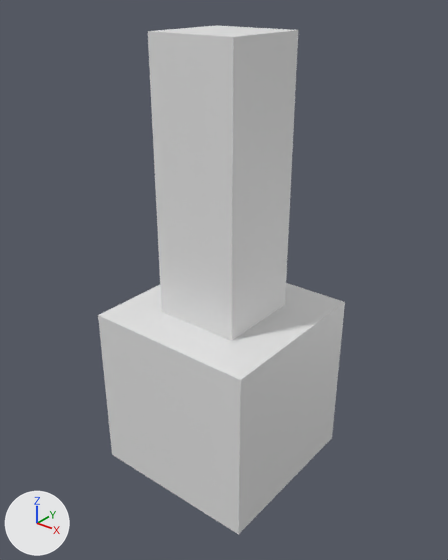
The Blender file assets/Cube.blend, before and after one commit.
One viewpoint serves both versions: a 50 mm lens placed at (1.95, -2.43, 2.22), pointed at (0.01, -0.02, 0.72). Arrows for +X, +Y and +Z are at lower left; the lights stay in place.

In view in the first picture: 'Arm', 'Cube'.
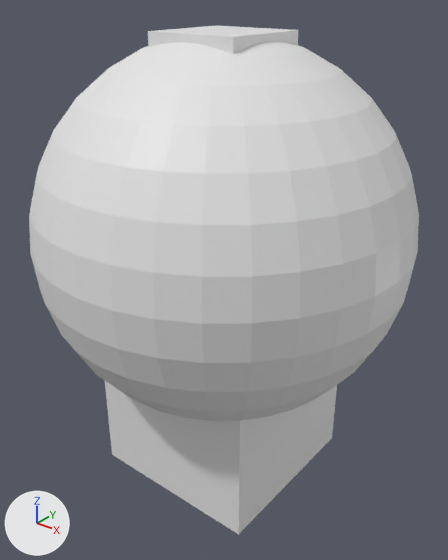
Edits to the bpy script that builds the scene:
```text
Add me_sphere:
    me_sphere.from_pydata(...)  # a UV sphere (32 segments, 16 rings, poles along z) spanning x -1.0..1.0, y -1.0..1.0, z 0.0..2.0
Add ob_sphere:
    ob_sphere = bpy.data.objects.new('Sphere', me_sphere)
    ob_sphere.location = (0.0, 0.0, 0.0)
```

Changed parts and their boxes (x1, y1, x2, y2) in the pictures (448 x 560 px):
'Sphere', added
    after: (29, 41, 419, 421)
'Arm', unchanged, covered by the edit
    before: (148, 25, 298, 341)
    after: (148, 25, 298, 54)
